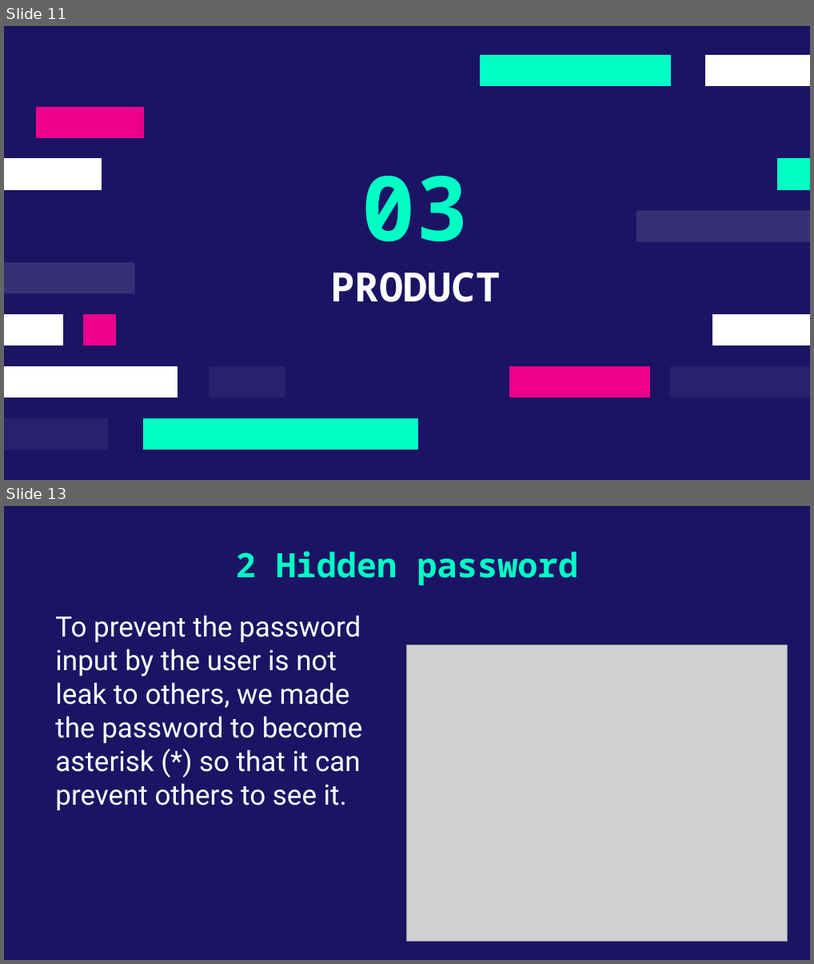
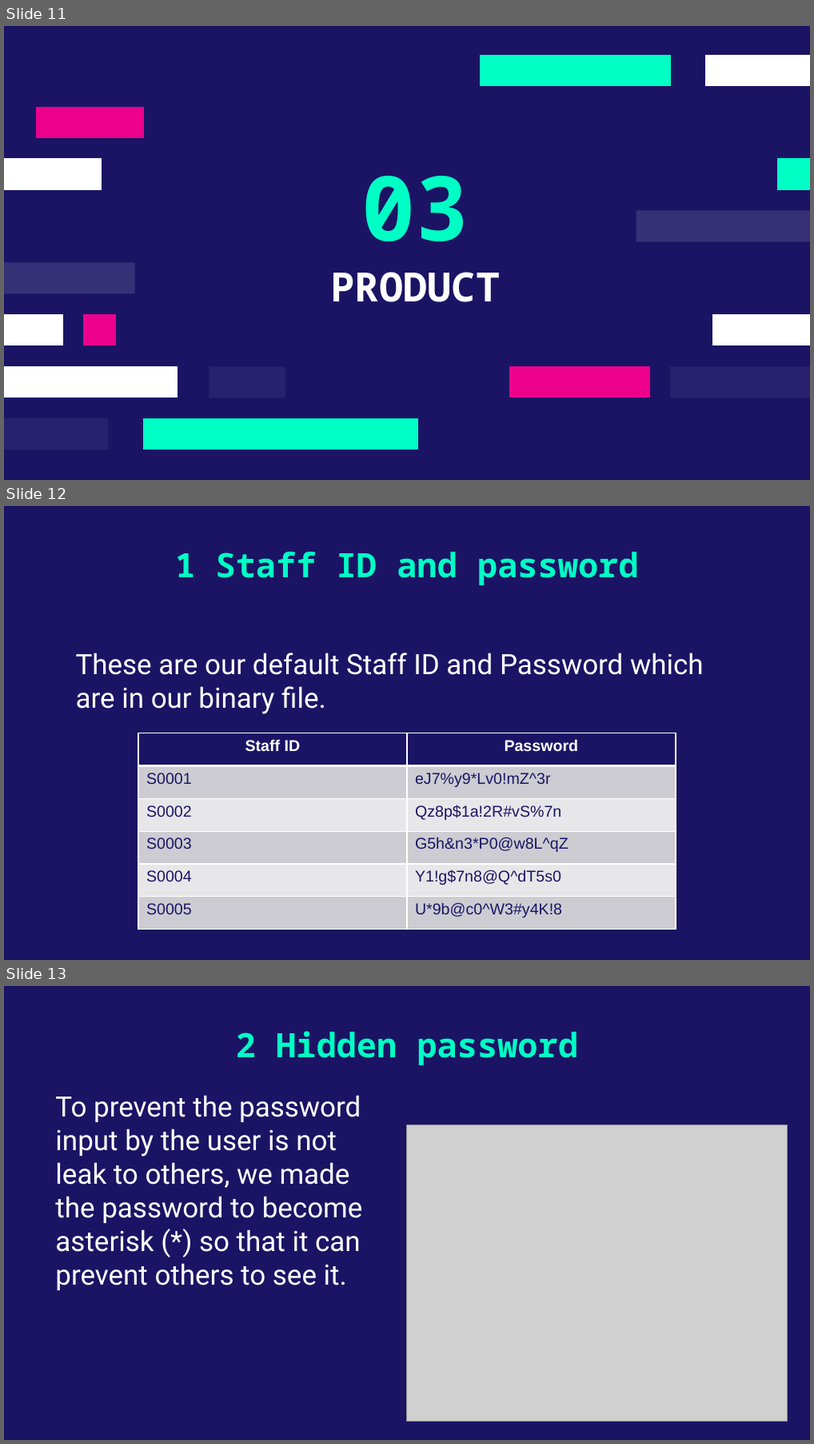
Before and after one commit to YeohWeiJeng/data_leaking_hackathon_tarumt, a slide deck: TAR UMT International Hackathon 2024 - perror(_520_);.pptx. Shown one above the other, each under a label of ours: slides 11 and 13 before the commit, slides 11, 12 and 13 after it; the slides between them are not shown. The pictures are 814x964 and 814x1444 pixels, drawn with LibreOffice and Linux fonts; fonts in the diff are those of the drawing; grey boxes stand for pictures. Boxes give left, top, right and bottom in pixels: in the first picture for what was removed or moved away, otherwise in the second. Text is boxed around its words. In the diff, an @@ line names an element or a change of style, - is before the commit and + after.

Commit message:
Improvement
Let it to have multiple staff instead of only 1 fixed staff

```diff
--- a/TAR UMT International Hackathon 2024 - perror(_520_);.pptx
+++ b/TAR UMT International Hackathon 2024 - perror(_520_);.pptx
@@ slide 12 added at (x1=4, y1=506, x2=810, y2=960), background #1B1464 @@
@@ title added at (x1=175, y1=552, x2=639, y2=585), 30 pt, text #00FFC5, bold @@
+1 Staff ID and password
@@ subtitle added at (x1=76, y1=652, x2=704, y2=714), 25 pt, text #FFFFFF @@
+These are our default Staff ID and Password which are in our binary file.
@@ table added at (x1=138, y1=732, x2=676, y2=928), 6 rows, 2 columns @@
+Staff ID | Password
+S0001 | eJ7%y9*Lv0!mZ^3r
+S0002 | Qz8p$1a!2R#vS%7n
+S0003 | G5h&n3*P0@w8L^qZ
+S0004 | Y1!g$7n8@Q^dT5s0
+S0005 | U*9b@c0^W3#y4K!8
```
Also in this commit, not shown: 1 slide changed, 1 slide removed, 10 other files.
